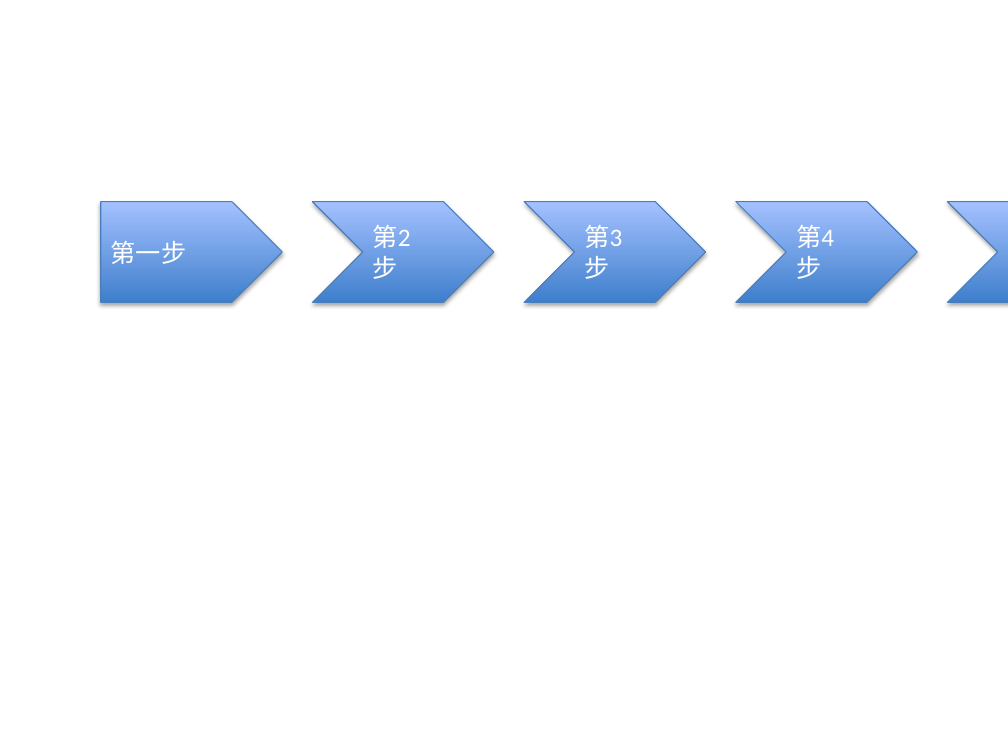
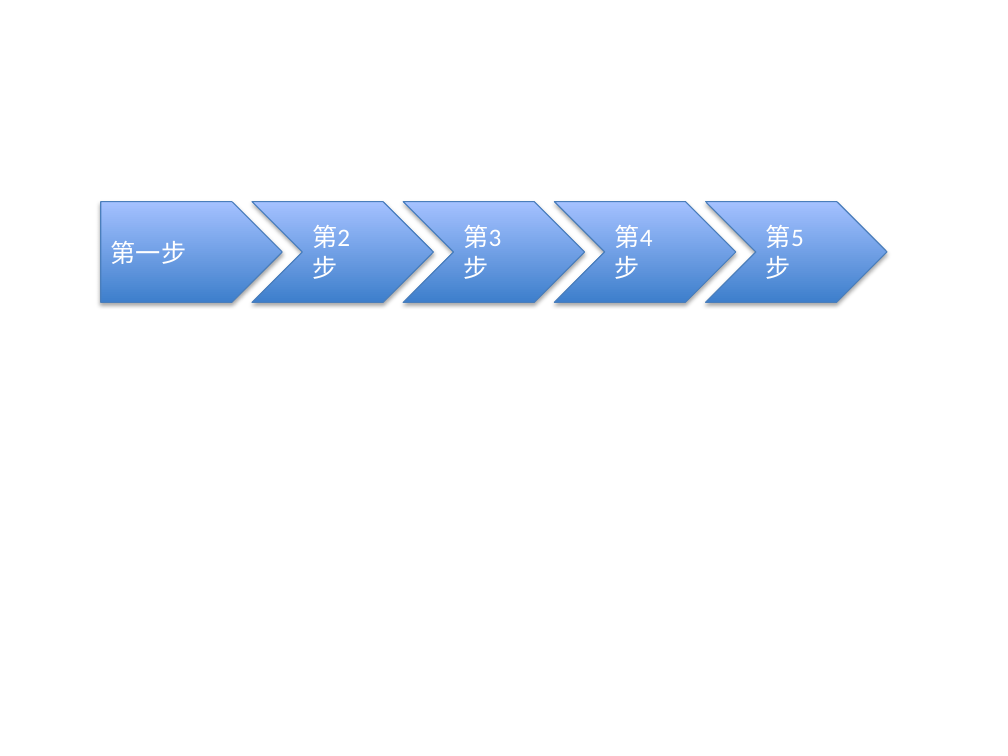
Before and after one commit to liumingmingbgp/test, a slide deck: slide 1 of 6_PPT/Add_shape.pptx. Drawn at 1008x756 pixels with LibreOffice and Linux fonts; fonts in the diff are those of the drawing. Boxes give left, top, right and bottom in pixels: in the first picture for what was removed or moved away, otherwise in the second. Text is boxed around its words. In the diff, an @@ line names an element or a change of style, - is before the commit and + after.

```diff
--- a/6_PPT/Add_shape.pptx
+++ b/6_PPT/Add_shape.pptx
@@ chevron "第2步": place and size @@
-chevron "第2步" at bbox=[312, 202, 494, 302]
+chevron "第2步" at bbox=[252, 202, 433, 302]
@@ chevron "第3步": place and size @@
-chevron "第3步" at bbox=[524, 202, 706, 302]
+chevron "第3步" at bbox=[403, 202, 585, 302]
@@ chevron "第4步": place and size @@
-chevron "第4步" at bbox=[736, 202, 917, 302]
+chevron "第4步" at bbox=[554, 202, 736, 302]
@@ chevron "第5步": place and size @@
-chevron "第5步" at bbox=[948, 202, 1008, 302]
+chevron "第5步" at bbox=[706, 202, 887, 302]
```
Also in this commit, not shown: 2 other files.
